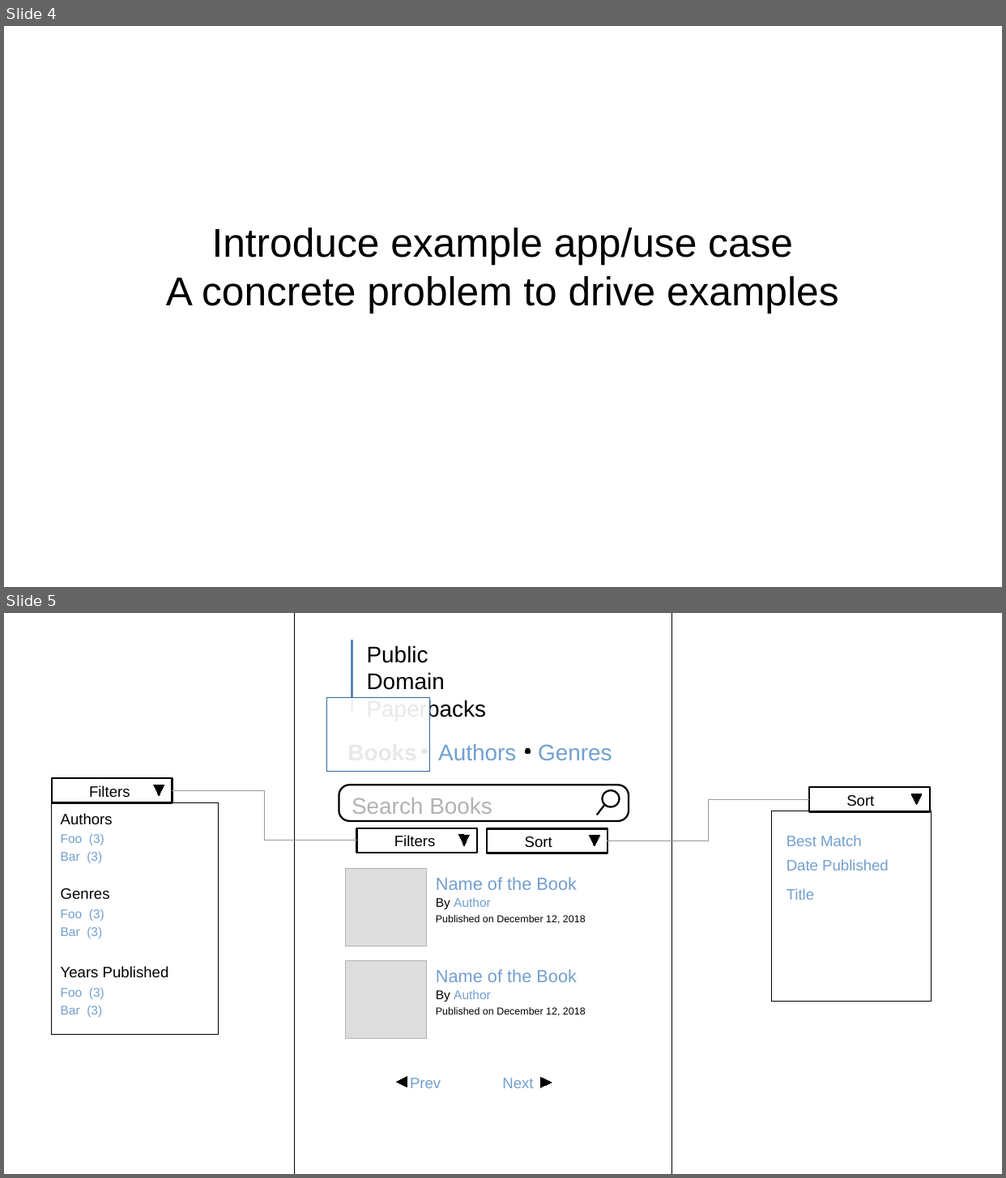
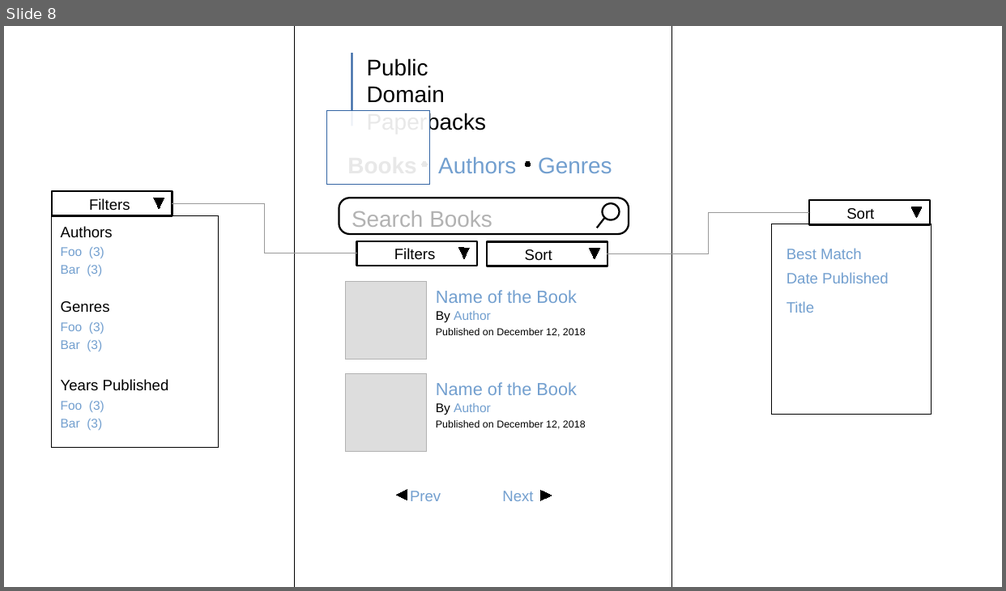
Before and after one commit to chriscressman/architecting-a-search-feature, a slide deck: presentation.odp. Shown one above the other, each under a label of ours: slides 4 and 5 before the commit, slide 8 after it. The pictures are 1006x1178 and 1006x591 pixels, drawn with LibreOffice and Linux fonts; fonts in the diff are those of the drawing. Boxes give left, top, right and bottom in pixels: in the first picture for what was removed or moved away, otherwise in the second. Text is boxed around its words. In the diff, an @@ line names an element or a change of style, - is before the commit and + after.

```diff
--- a/presentation.odp
+++ b/presentation.odp
@@ slide 4 removed at bbox=[4, 26, 1002, 587], background #FFFFFF @@
@@ subtitle removed at bbox=[166, 228, 839, 313] @@
-Introduce example app/use case
-A concrete problem to drive examples
@@ what was slide 5 is now slide 8 @@
```
Also in this commit, not shown: 65 slides added, 3 other slides removed.
